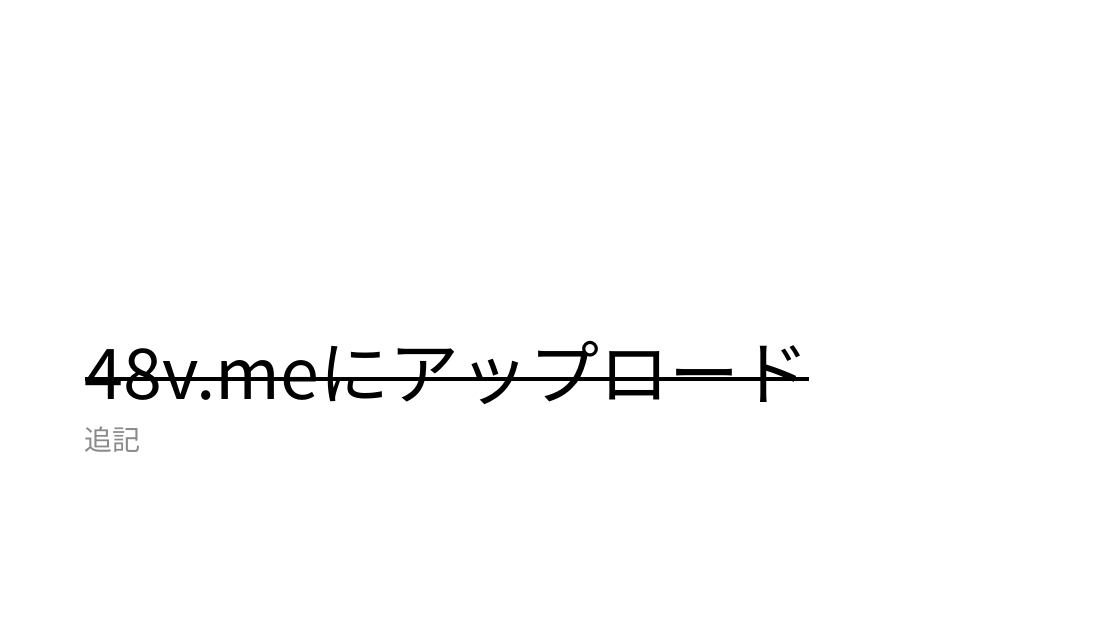
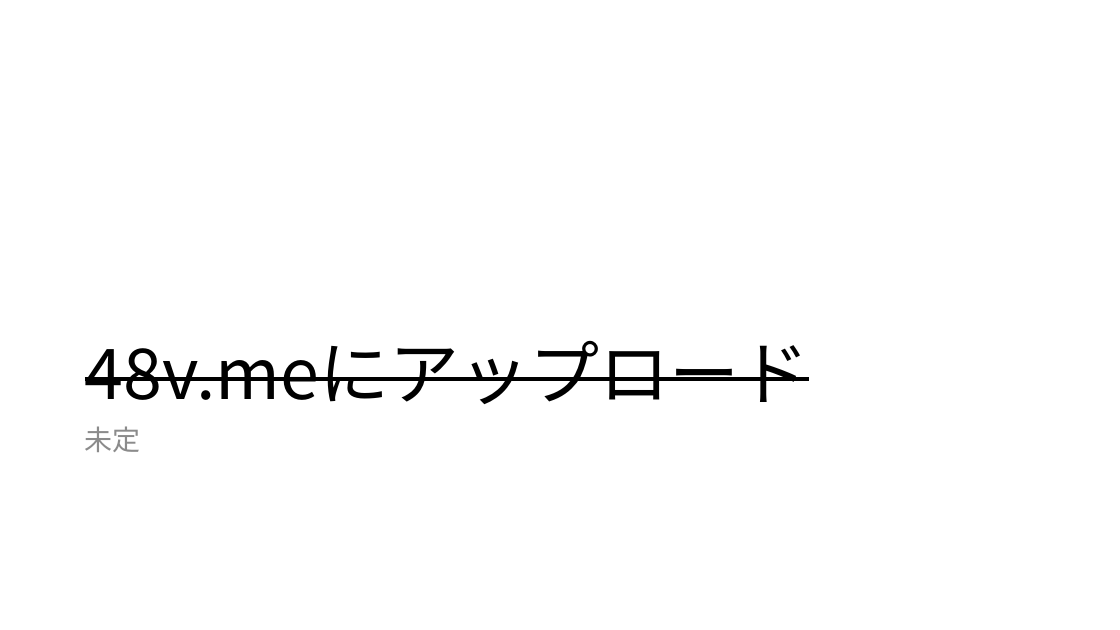
Before and after one commit to mizunoshota2001/bot-tut-service-engineering-s, a slide deck: slide 5 of README.pptx. Drawn at 1120x630 pixels with LibreOffice and Linux fonts; fonts in the diff are those of the drawing. Boxes give left, top, right and bottom in pixels: in the first picture for what was removed or moved away, otherwise in the second. Text is boxed around its words. In the diff, an @@ line names an element or a change of style, - is before the commit and + after.

```diff
--- a/README.pptx
+++ b/README.pptx
@@ text at (85,426,141,452): text changed @@
-追記
+未定
```
Also in this commit, not shown: 3 other slides changed, 3 slides added.
